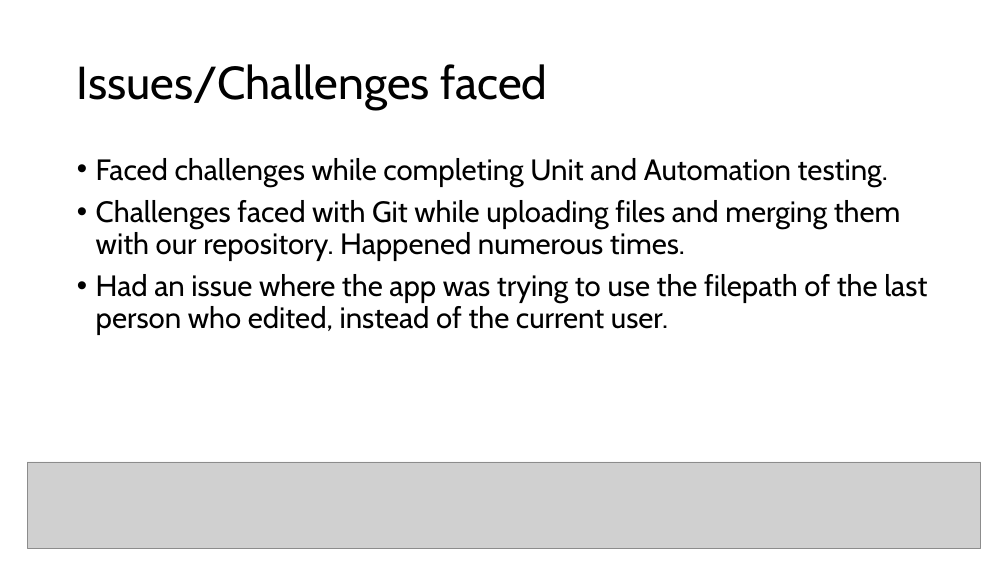
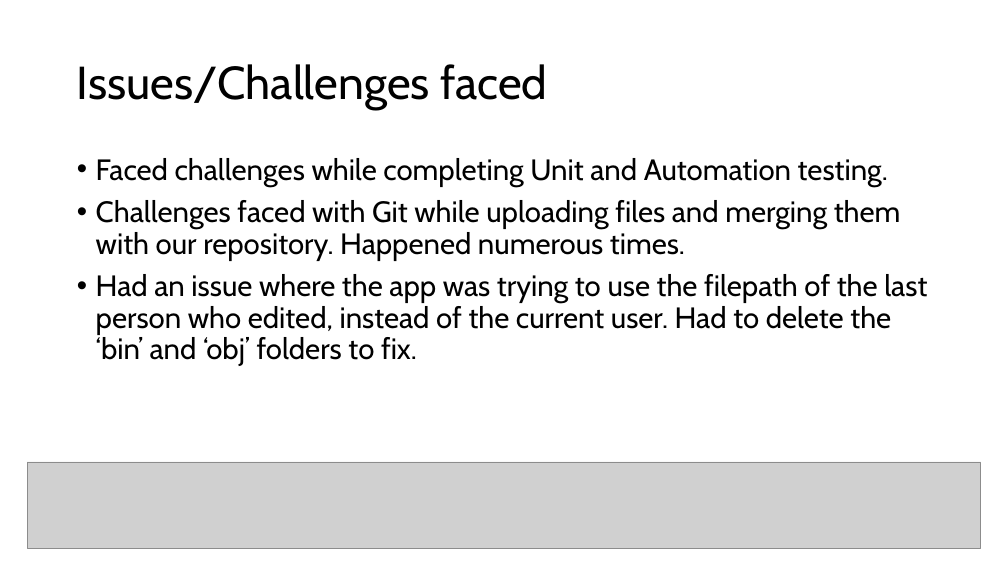
Before and after one commit to DavidSushames/LibraryApp, a slide deck: slide 18 of Presentation Slides.pptx. Drawn at 1008x567 pixels with LibreOffice and Linux fonts; fonts in the diff are those of the drawing; grey boxes stand for pictures. Boxes give left, top, right and bottom in pixels: in the first picture for what was removed or moved away, otherwise in the second. Text is boxed around its words. In the diff, an @@ line names an element or a change of style, - is before the commit and + after.

Commit message:
slides done2

```diff
--- a/Presentation Slides.pptx
+++ b/Presentation Slides.pptx
@@ text at <box>96,274,927,366</box>: text changed @@
-• Had an issue where the app was trying to use the filepath of the last person who edited, instead of the current user.
+• Had an issue where the app was trying to use the filepath of the last person who edited, instead of the current user. Had to delete the ‘bin’ and ‘obj’ folders to fix.
```
Also in this commit, not shown: 5 other slides changed, 1 other file.
